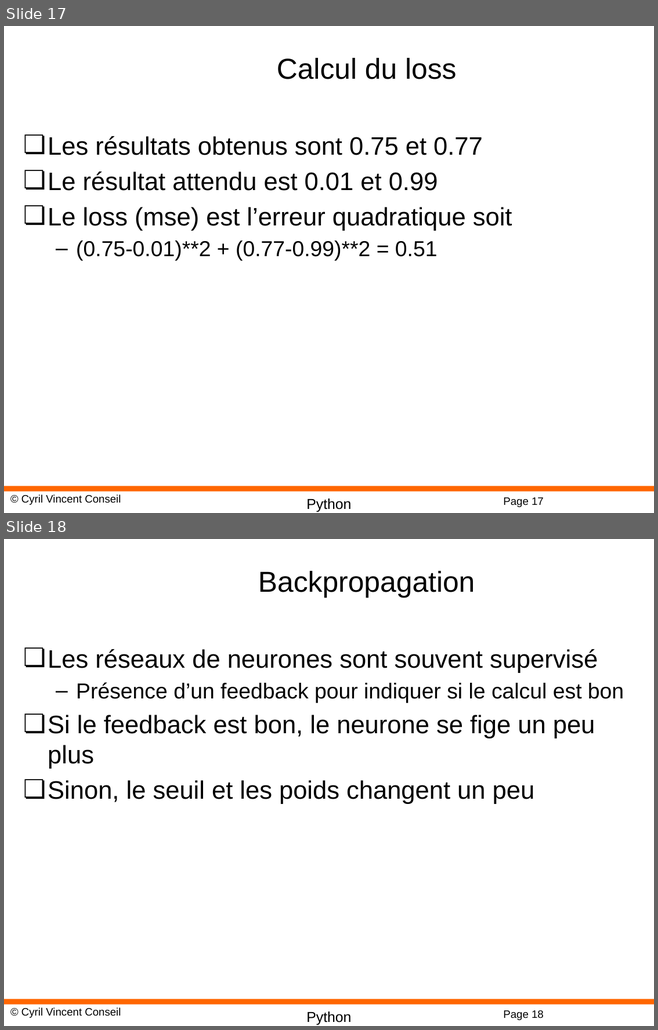
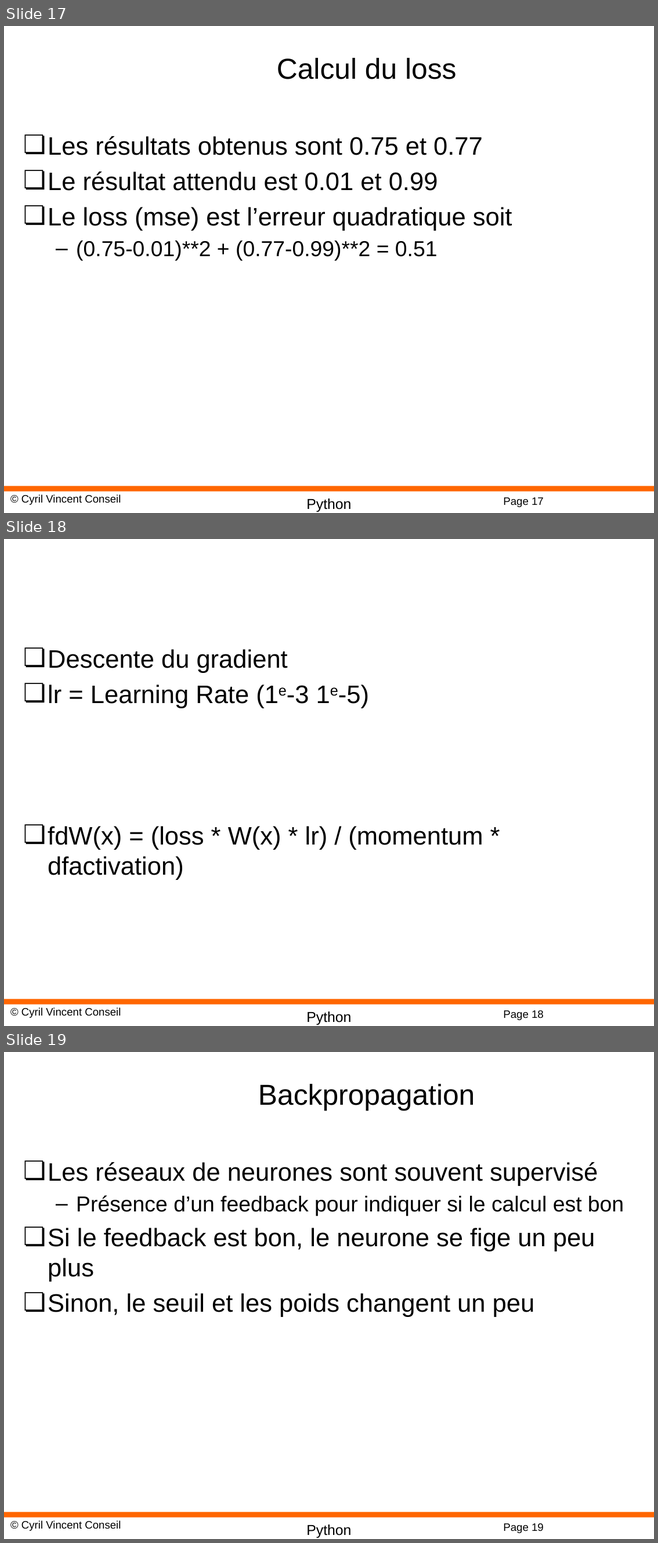
Before and after one commit to cyrilvincent/DL, a slide deck: PPT/DeepLearning08-MLP.pptx. Shown one above the other, each under a label of ours: slides 17 and 18 before the commit, slides 17, 18 and 19 after it. The pictures are 658x1030 and 658x1543 pixels, drawn with LibreOffice and Linux fonts; fonts in the diff are those of the drawing; background and template pictures are left out. Boxes give left, top, right and bottom in pixels: in the first picture for what was removed or moved away, otherwise in the second. Text is boxed around its words. In the diff, an @@ line names an element or a change of style, - is before the commit and + after.

```diff
--- a/PPT/DeepLearning08-MLP.pptx
+++ b/PPT/DeepLearning08-MLP.pptx
@@ slide 18 added at bbox=[4, 539, 654, 1026], background #FFFFFF; not listed: 4 template elements that a slide beside it also shows @@
@@ text added at bbox=[48, 649, 482, 880], 28 pt, text #000000 @@
+❏ Descente du gradient
+❏ lr = Learning Rate (1e-3 1e-5)
+❏ fdW(x) = (loss * W(x) * lr) / (momentum * dfactivation)
@@ what was slide 18 is now slide 19 @@
@@ page number at bbox=[503, 1524, 543, 1533]: text changed @@
-Page 18
+Page 19
```
Also in this commit, not shown: 1 other file.
